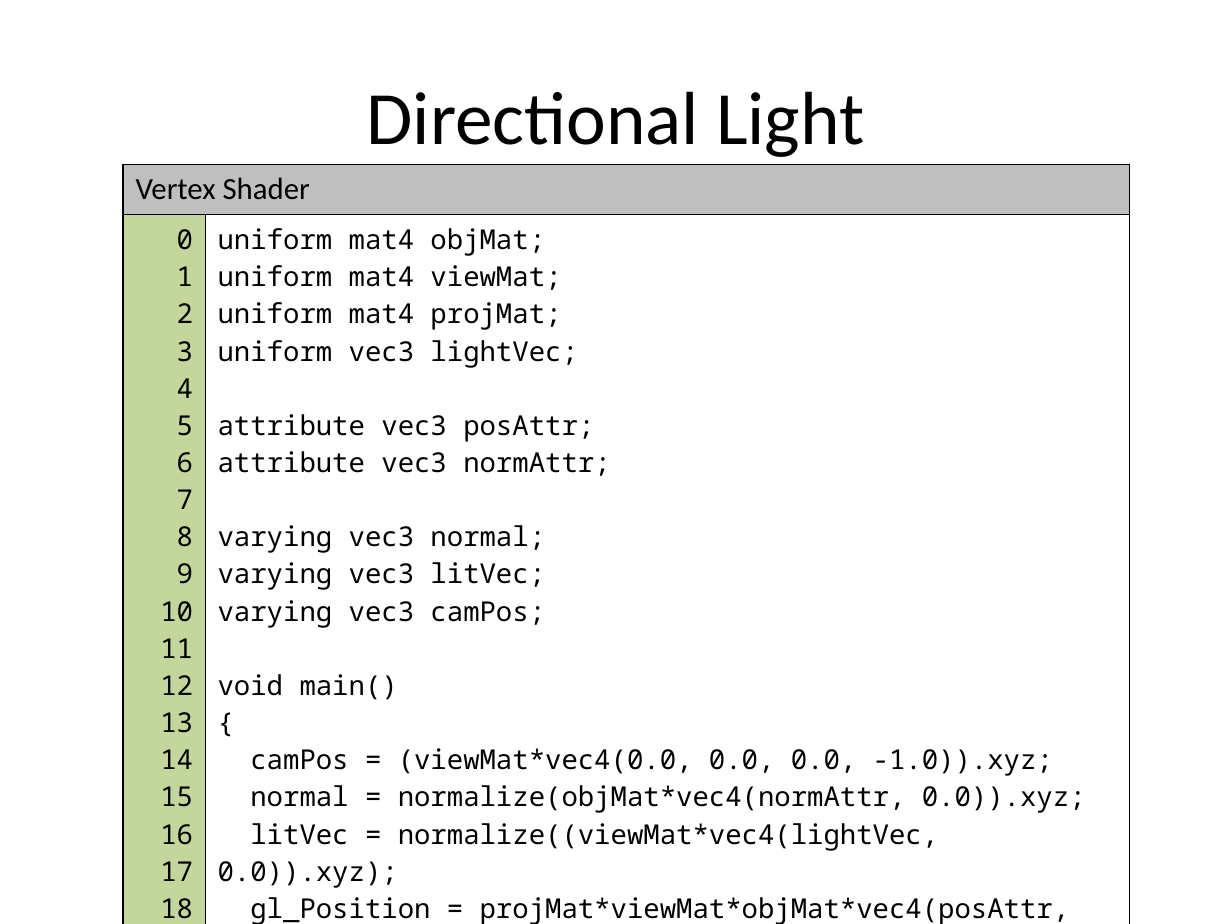
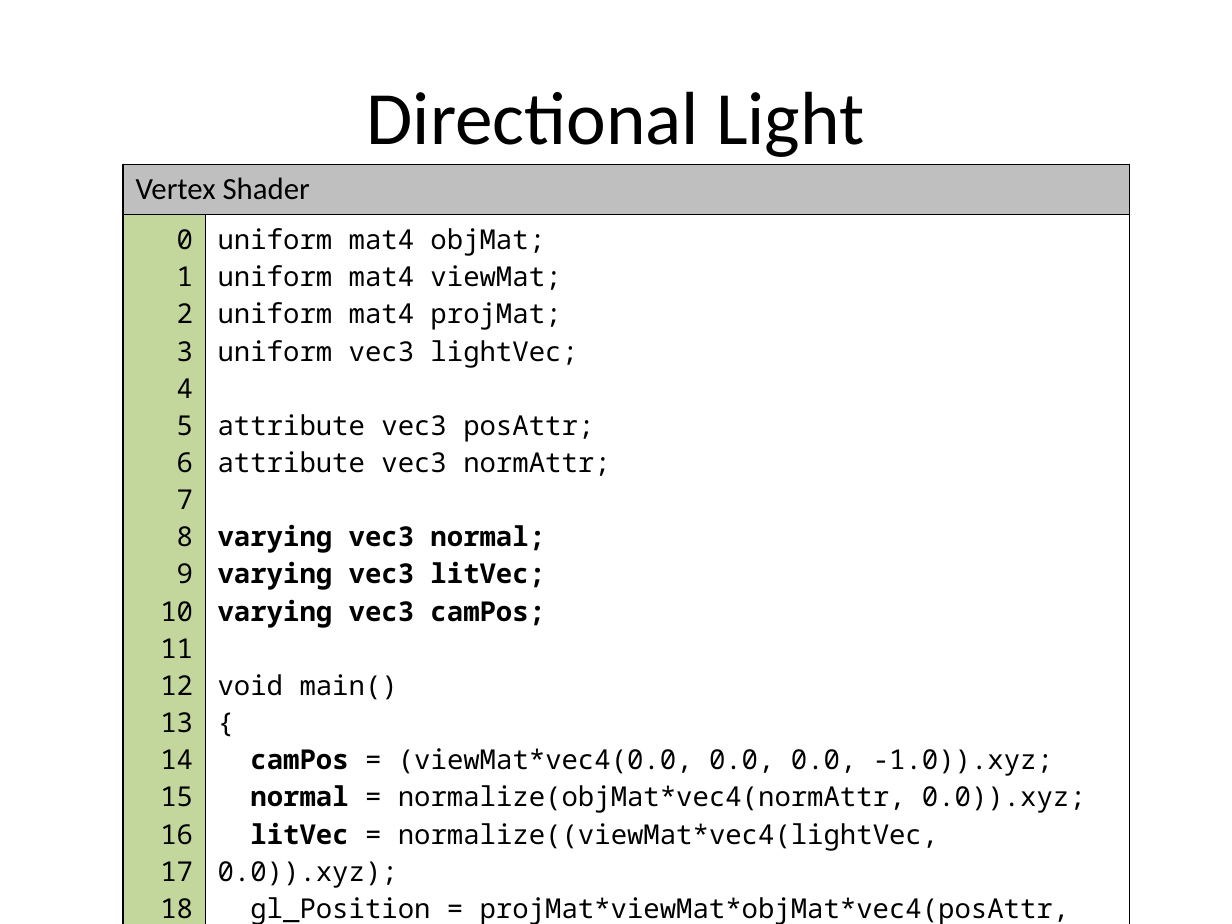
Before and after one commit to grantnelson-wf/webgl-fun, a slide deck: slide 9 of docs/Slides.pptx (slide 8 before the commit). Drawn at 1232x924 pixels with LibreOffice and Linux fonts; fonts in the diff are those of the drawing; background and template pictures are left out. Boxes give left, top, right and bottom in pixels: in the first picture for what was removed or moved away, otherwise in the second. Text is boxed around its words. In the diff, an @@ line names an element or a change of style, - is before the commit and + after.

```diff
--- a/docs/Slides.pptx
+++ b/docs/Slides.pptx
@@ table at <box>123,164,1130,924</box> @@
@@ bold on in "varying vec3 normal;", "varying vec3 litVec;", "varying vec3 camPos;", "camPos" and 2 more places @@
```
Also in this commit, not shown: 17 other slides changed, 12 slides added, 3 slides removed, 1 other file.
